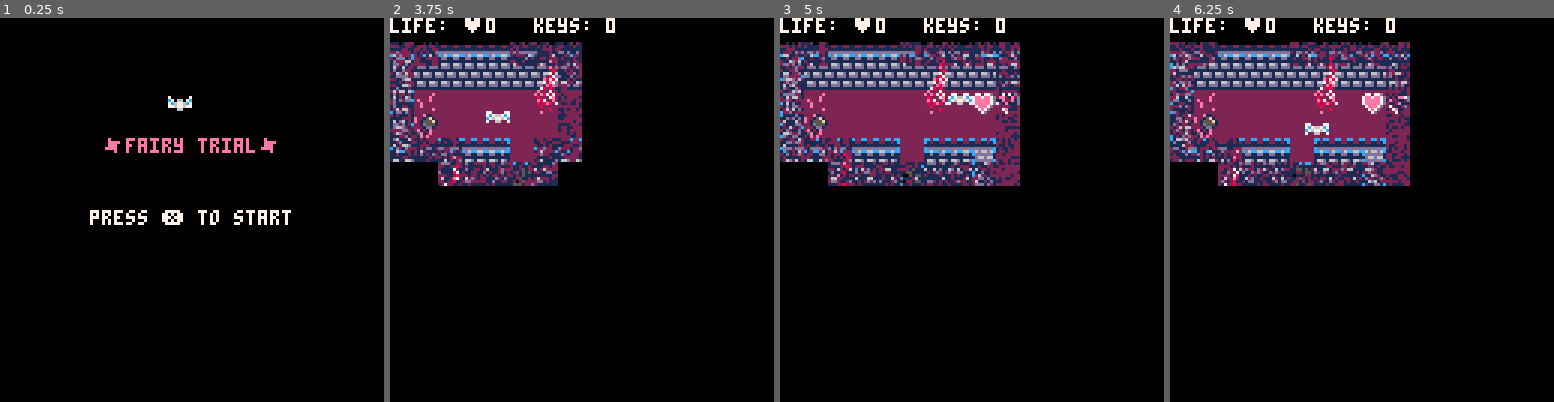
Above: before the commit, frames 1-4 (left to right).
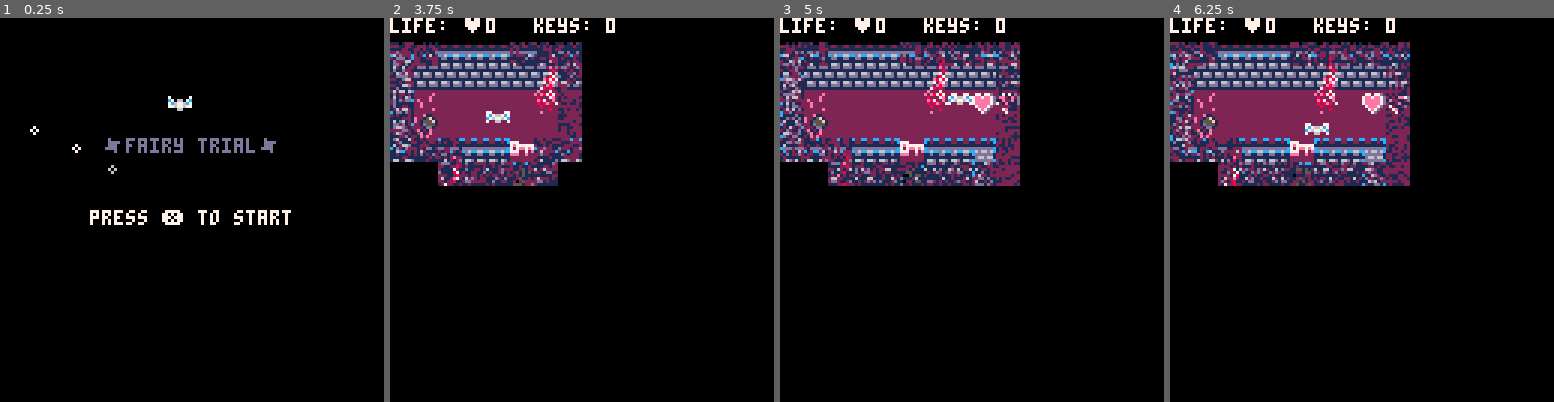
Above: after the commit, the same moments.

Repository: RonzyLady/FairyTrialGame
Game: PICO-8 cartridge fairytrial.p8
Same seed, same stepped clock (60 frames per second), same inputs: the game is played once before the commit and once after it.
Inputs:
- Up to frame 1 (0.25 s): no input
- Up to frame 2 (3.75 s): tap X (X key) at 0.33, 1.07, 1.85, 2.97 s; tap O (Z key) at 0.7, 1.7, 2.1, 2.5, 2.9, 3.3, 3.7 s; hold Right 1.6-2.1 s; hold Up 2.15-2.42 s; hold Right 2.47-3.03 s; hold Left 3.08-3.58 s; hold Down from 3.63 s (still down)
- Up to frame 3 (5 s): release Down at 3.97 s; hold Right 4.02-4.68 s; tap X (X key) at 4.08 s; tap O (Z key) at 4.1, 4.5, 4.9 s; hold Up from 4.73 s (still down)
- Up to frame 4 (6.25 s): release Up at 5.03 s; hold Left 5.08-5.68 s; tap X (X key) at 5.2 s; tap O (Z key) at 5.3, 5.7, 6.1 s; hold Down 5.73-6.03 s; hold Right from 6.08 s (still down)

The runs differ from the first frame. In frame 1, 0.8% of the frame differs, in the area x 7-72%, y 28-41%; in frame 2, 0.2%; in frame 3, 0.2%; in frame 4, 0.2%.

Commit message:
start and ending vfx update

Diff:
--- a/fairytrial.p8
+++ b/fairytrial.p8
@@ -64,10 +64,14 @@
 function draw_menu()
  cls()
 
+for n=1,3 do
+  circ(rnd(128), rnd(64), rnd(2), rnd{6,7,12})
+end
  fly()
  spr(p.sprite, 7*8, 3*8)
-
- print("✽fairy trial✽",34,40,14)
+for n=1,3 do
+ print("✽fairy trial✽",34,40,rnd{2,6,7,12,13,14})
+end
  print("press ❎ to start",30,64,7)
 end
 
@@ -578,13 +582,30 @@
  if (game_win) then
   print("★ you win! ★",37,64,7)
   if (p.yellow > p.black) then
-   print("you are gold friend",25,80,9)
+    fly()
+    spr(p.sprite, 7*8, 3*8)
+   for n=1,3 do
+   circ(rnd(128), rnd(64), rnd(2), rnd{7,9,10})
+   print("you are gold friend",25,80,rnd{7,9,10})
+   end
   elseif (p.black>p.yellow) then
-   print("you are dark friend",25,80,2)
+    fly()
+    spr(p.sprite, 7*8, 3*8)
+   for n=1,3 do
+   circ(rnd(128), rnd(64), rnd(2), rnd{1,2,13})
+   print("you are dark friend",25,80,rnd{1,2,13})
+   end
   elseif(p.black==0 and p.yellow==0) then
+    spr(3, 7*8, 90)
    print("but you are heartless",23,80,7)
   elseif (p.black==p.yellow) then
-   print("♥you are the best♥",25,80,14)
+    fly()
+    spr(p.sprite, 7*8, 3*8)
+   for n=1,10 do
+   circ(rnd(128), rnd(64), rnd(5), rnd(15))
+   circ(rnd(128), rnd(128), rnd(2), rnd(15))
+   print("♥you are the best♥",25,80,rnd(15))
+   end
   end
  else
   print("game over! :(",38,64,7)
@@ -707,10 +728,10 @@
 2423232323232623232324230823232323232308232323242623232326232324000000000000000000000000000000000000000000000000000000000000000000000000000000000000000000000000000000000000000000000000000000000000000000000000000000000000000000000000000000000000000000000000
 24111010101036100c0c245010102c2d2e103d10102b30243620102036101024000000000000000000000000000000000000000000000000000000000000000000000000000000000000000000000000000000000000000000000000000000000000000000000000000000000000000000000000000000000000000000000000
 24371010101010101010243d11102c2d10121111102d2b24203b101b20101024000000000000000000000000000000000000000000000000000000000000000000000000000000000000000000000000000000000000000000000000000000000000000000000000000000000000000000000000000000000000000000000000
-34131613221006131510173f06131315131313153d0613171615101413221024000000000000000000000000000000000000000000000000000000000000000000000000000000000000000000000000000000000000000000000000000000000000000000000000000000000000000000000000000000000000000000000000
+34131613223006131510173f06131315131313153d0613171615101413221024000000000000000000000000000000000000000000000000000000000000000000000000000000000000000000000000000000000000000000000000000000000000000000000000000000000000000000000000000000000000000000000000
 2723262332382323241032382723232423232324382308232624102423320a24000000000000000000000000000000000000000000000000000000000000000000000000000000000000000000000000000000000000000000000000000000000000000000000000000000000000000000000000000000000000000000000000
 1511102b102b101024101b3f105010240c2b2d513f102b333624103413131324000000000000000000000000000000000000000000000000000000000000000000000000000000000000000000000000000000000000000000000000000000000000000000000000000000000000000000000000000000000000000000000000
-241030102b10101024103b1010100a242b2d102410102c123b243d2723230824000000000000000000000000000000000000000000000000000000000000000000000000000000000000000000000000000000000000000000000000000000000000000000000000000000000000000000000000000000000000000000000000
+241030102b10101024303b1010100a242b2d102410102c123b243d2723230824000000000000000000000000000000000000000000000000000000000000000000000000000000000000000000000000000000000000000000000000000000000000000000000000000000000000000000000000000000000000000000000000
 241010101010101024131313223f06241313131710102d101024102b2d2c1024000000000000000000000000000000000000000000000000000000000000000000000000000000000000000000000000000000000000000000000000000000000000000000000000000000000000000000000000000000000000000000000000
 341313153806131317272308323827242323233210102b371b242c302b2d2c24000000000000000000000000000000000000000000000000000000000000000000000000000000000000000000000000000000000000000000000000000000000000000000000000000000000000000000000000000000000000000000000000
 232323243f272323325010102d3f2b24302b113d11102c333624131313223f24000000000000000000000000000000000000000000000000000000000000000000000000000000000000000000000000000000000000000000000000000000000000000000000000000000000000000000000000000000000000000000000000
